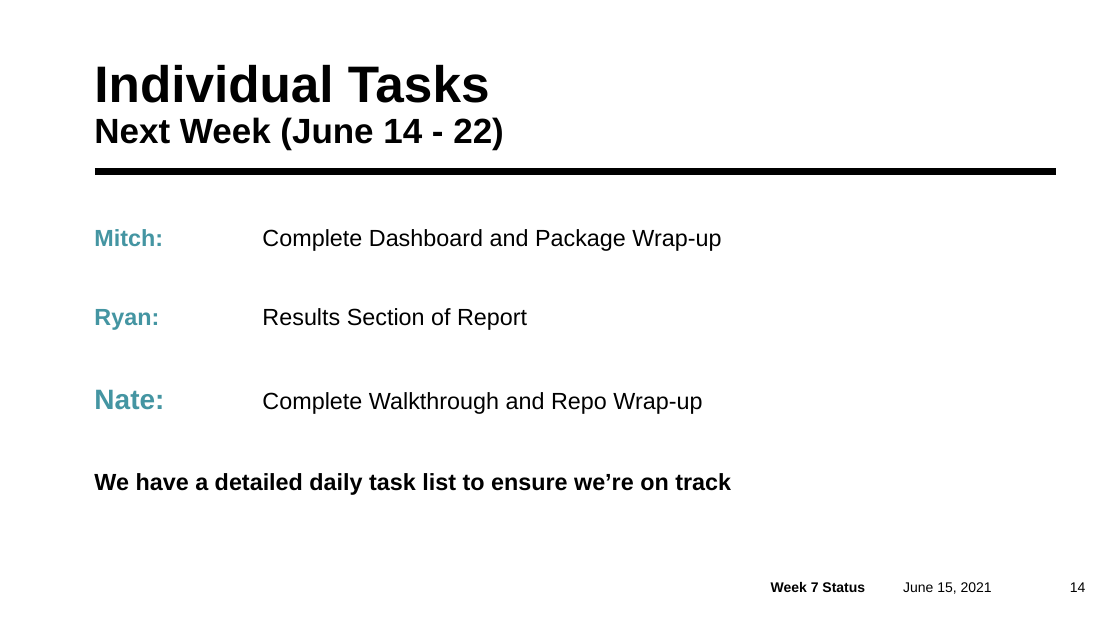
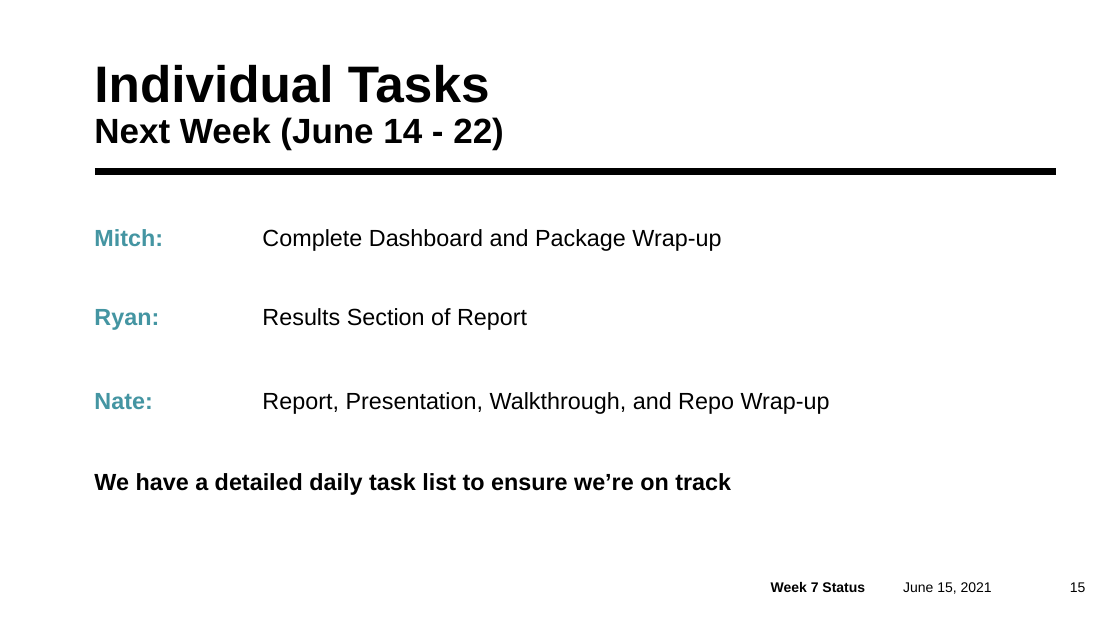
Before and after one commit to ubco-mds-2020-labs/w2020-data599-capstone-projects-ubc-udl, a slide deck: slide 15 of weekly-updates/20210615_progress.pptx (slide 14 before the commit). Drawn at 1120x630 pixels with LibreOffice and Linux fonts; fonts in the diff are those of the drawing. Boxes give left, top, right and bottom in pixels: in the first picture for what was removed or moved away, otherwise in the second. Text is boxed around its words. In the diff, an @@ line names an element or a change of style, - is before the commit and + after.

```diff
--- a/weekly-updates/20210615_progress.pptx
+++ b/weekly-updates/20210615_progress.pptx
@@ text at (x1=94, y1=392, x2=830, y2=414): text changed @@
-Nate: Complete Walkthrough and Repo Wrap-up
+Nate: Report, Presentation, Walkthrough, and Repo Wrap-up
@@ page number at (x1=1070, y1=582, x2=1086, y2=592): text changed @@
-14
+15
```
Also in this commit, not shown: 1 other slide changed, 1 slide added, 1 other file.
